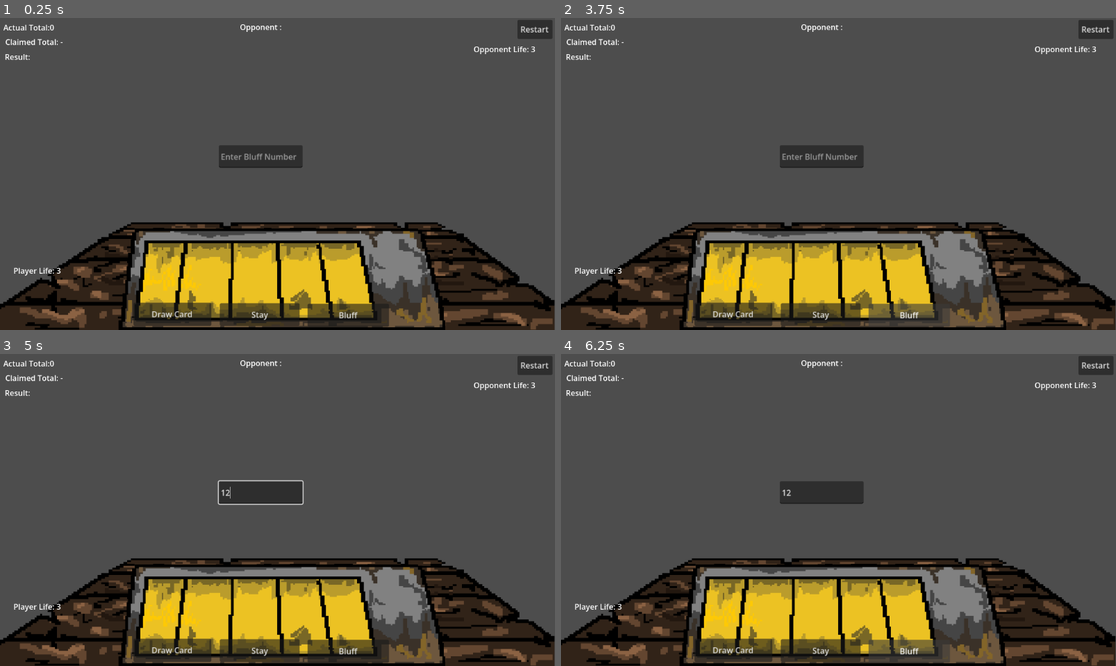
Above: before the commit, frames 1-4 (two rows, left to right).
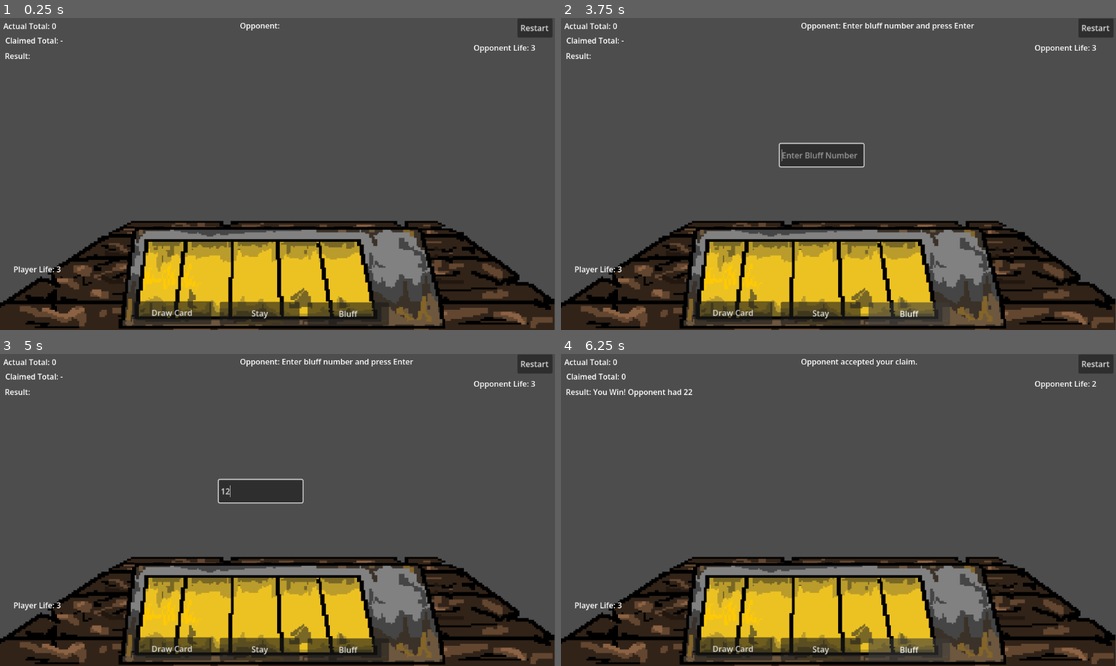
Above: after the commit, the same moments.

Repository: Yatagarasu163/BluffJack
Game: Godot game, scene res://Main.tscn
Same seed, same stepped clock (60 frames per second), same inputs: the game is played once before the commit and once after it.
Inputs (mouse positions are in pixels of both pictures, inside the frame that each line leads up to):
- Up to frame 1 (0.25 s): no input
- Up to frame 2 (3.75 s): click "Draw Card" at 0.5 s; click "Restart" at 1.25 s; click "Restart" at 2 s; click "Restart" at 2.75 s; click "Bluff" at 3.5 s
- Up to frame 3 (5 s): click (260, 491) at 4.27 s; type "12" at 4.35 s
- Up to frame 4 (6.25 s): click "Stay" at 5 s; click "Bluff" at 5.75 s

The runs differ from the first frame. In frame 1, 8.1% of the frame differs, in the area x 0-100%, y 0-100%; in frame 2, 7.7%; in frame 3, 7.7%; in frame 4, 8.6%.
Error before the commit: Parse Error: Cannot return value of type "null" because the function return type is "int". (res://Assets/Scripts/PlayerControl.gd:82)
Error after the commit: Invalid assignment of property or key 'text' with value of type 'String' on a base object of type 'null instance'. (res://Assets/Scripts/PlayerControl.gd:223)

Commit message:
Adds turn mechanics
Player and enemy has to connect to game manager, which is a global node
that can be referenced by using "game_manager". game_manager emits a
signal for the player called "current_turn" and can end a player's turn
by calling the end_turn function. It will also emit a signal to start
the game when the player calls the player_ready() function.

Diff:
--- a/bluff-jack/Assets/Scripts/PlayerControl.gd
+++ b/bluff-jack/Assets/Scripts/PlayerControl.gd
@@ -52,7 +52,7 @@
 	draw_cards();
 	actual_total = calculate_total();
 
-	$ActualTotalLabel.text = "Actual Total: " + str(actual_total)
+	$ActualTotalLabel.text = "Actual Total: " + str(calculate_total());
 
 func draw_cards() -> void:
 	if game_over:
@@ -71,29 +71,16 @@
 		print(cards);
 		return
 
+	var card = randi_range(1, 9)
+	cards.append(card)
+	$MonitorCards.show_card(card)
+
 
 func calculate_total() -> int:
 	var total = 0;
 	for card in cards:
 		total += card;
 	return total;
-
-	if game_over:
-		return
-
-	if cards.size() >= 5:
-		$ResultLabel.text = "Result: Max 5 cards drawn"
-		return
-
-	var card = randi_range(1, 9)
-	cards.append(card)
-	$MonitorCards.show_card(card)
-
-
-	actual_total = 0
-	for i in cards:
-		actual_total += i
-
 	$ActualTotalLabel.text = "Actual Total: " + str(actual_total)
 
 # To have actual number without bluffing
--- a/bluff-jack/Assets/Scripts/enemy.gd
+++ b/bluff-jack/Assets/Scripts/enemy.gd
@@ -5,12 +5,40 @@
 var callOutChance = 50;
 var numbers = [];
 var playerBluffVal;
+var enemy_turn = false;
+var turn = 0;
+var is_in_draw_mode = true;
 
 
 # Chance mechanics
 @export var winningVal = 21;
 @export var paranoia_value = 3.0;
 
+func _ready() -> void:
+	game_manager.turn_changed.connect(_on_turn_changed);
+	game_manager.start_game.connect(_on_match_started);
+	game_manager.register_enemy();
+	pass
+
+func _on_turn_changed(turn):
+	if turn == game_manager.Turn.ENEMY:
+		take_turn();
+
+func _on_match_started() -> void:
+	newRound();
+
+func take_turn() -> void:
+	if is_in_draw_mode:
+		if drawCardDecider():
+			drawCard();
+	else:
+		var roundDecision = roundDecider();
+		var real_value = calculateTotal();
+		if roundDecision["bluffing"]:
+			print("Enemy is bluffing: ", roundDecision["value"]);
+		else:
+			print("Enemy is not bluffing: ", roundDecision["value"]);
+	game_manager.end_turn();
 
 # Starts a new hand for the AI
 func newRound() -> void:
@@ -22,24 +50,8 @@
 
 # Testing purposes
 func _on_button_pressed() -> void:
-	newRound()
+	take_turn();
 
-	while drawCardDecider():
-		drawCard();
-
-	print("Final Hand: ", numbers);
-	print("Final Total: ", calculateTotal());
-
-	var roundDecision = roundDecider();
-	print("AI Decision: ", roundDecision);
-
-	var real_value = randi_range(1, 45);
-	var bluff_value = randi_range(real_value, winningVal);
-
-	print("Player Real Value: ", real_value);
-	print("Player Bluff Value: ", bluff_value);
-
-	print("AI calls bluff?: ", callsBluff(real_value, bluff_value));
 
 # Calculates the total value of the numbers in the AI's hand.
 func calculateTotal() -> int:
@@ -81,9 +93,11 @@
 	var target = winningVal;
 
 	if currentTotal >= target:
+		is_in_draw_mode = false;
 		return false;
 
 	if card_count >= 5:
+		is_in_draw_mode = false;
 		return false;
 
 	var distance = target - currentTotal
@@ -94,7 +108,8 @@
 	draw_chance += randf_range(-0.05, 0.05);
 	draw_chance = clamp(draw_chance, 0.0, 1.0);
 
-	return randf() < draw_chance;
+	is_in_draw_mode = randf() < draw_chance
+	return is_in_draw_mode;
 
 # Draws a card for the AI.
 func drawCard() -> void:
--- a/bluff-jack/Main.tscn
+++ b/bluff-jack/Main.tscn
@@ -6,68 +6,68 @@
 [ext_resource type="Script" uid="uid://ny3drku50ag8" path="res://Assets/Scripts/MonitorCards.gd" id="4_cm0pq"]
 
 [node name="Main" type="Node2D" unique_id=382712453]
-position = Vector2(575.00006, 507)
 script = ExtResource("1_glv2v")
 
 [node name="table" type="Sprite2D" parent="." unique_id=1488168273]
+position = Vector2(574.9583, 504.12494)
 scale = Vector2(0.96, 0.96)
 texture = ExtResource("2_r0du0")
 
 [node name="Monitor" type="Sprite2D" parent="." unique_id=615090485]
-position = Vector2(16.999939, 34)
+position = Vector2(591.9583, 538.125)
 scale = Vector2(0.93749994, 0.93749994)
 texture = ExtResource("3_cm0pq")
 
 [node name="ActualTotalLabel" type="Label" parent="." unique_id=707240355]
-offset_left = -568.00006
-offset_top = -499.0
-offset_right = -402.00006
-offset_bottom = -460.0
+offset_left = 6.958313
+offset_top = 5.125
+offset_right = 172.95831
+offset_bottom = 44.125
 text = "Actual Total:0"
 metadata/_edit_use_anchors_ = true
 
 [node name="ClaimedTotalLabel" type="Label" parent="." unique_id=1559161359]
-offset_left = -563.8334
-offset_top = -468.79166
-offset_right = -417.83337
-offset_bottom = -431.79166
+offset_left = 11.125
+offset_top = 35.333344
+offset_right = 157.125
+offset_bottom = 72.33334
 text = "Claimed Total: -"
 metadata/_edit_use_anchors_ = true
 
 [node name="ResultLabel" type="Label" parent="." unique_id=1979220070]
-offset_left = -564.87506
-offset_top = -437.54166
-offset_right = -511.87506
-offset_bottom = -414.54166
+offset_left = 10.083313
+offset_top = 66.58334
+offset_right = 63.083313
+offset_bottom = 89.58334
 text = "Result:"
 metadata/_edit_use_anchors_ = true
 
 [node name="OpponentActionLabel" type="Label" parent="." unique_id=1161481911]
-offset_left = -77.00006
-offset_top = -500.0
-offset_right = 100.99994
-offset_bottom = -459.0
+offset_left = 497.9583
+offset_top = 4.125
+offset_right = 675.9583
+offset_bottom = 45.125
 text = "Opponent :"
 metadata/_edit_use_anchors_ = true
 
 [node name="PlayerLifeLabel" type="Label" parent="." unique_id=1260512833]
-offset_left = -547.00006
-offset_top = 6.0
-offset_right = -397.00006
-offset_bottom = 43.0
+offset_left = 27.958313
+offset_top = 510.125
+offset_right = 177.95831
+offset_bottom = 547.125
 text = "Player Life: 3"
 metadata/_edit_use_anchors_ = true
 
 [node name="OpponentLifeLabel" type="Label" parent="." unique_id=1644546417]
-offset_left = 407.99994
-offset_top = -454.0
-offset_right = 571.99994
-offset_bottom = -414.0
+offset_left = 982.9583
+offset_top = 50.125
+offset_right = 1146.9583
+offset_bottom = 90.125
 text = "Opponent Life: 3"
 metadata/_edit_use_anchors_ = true
 
 [node name="BluffUI" type="Node2D" parent="." unique_id=1918217277]
-position = Vector2(-347.91672, 69.791626)
+position = Vector2(227.04166, 573.9166)
 scale = Vector2(1.0416666, 1.0416666)
 
 [node name="BluffButton" type="Button" parent="BluffUI" unique_id=61446488]
@@ -91,6 +91,7 @@
 offset_bottom = 20.0
 grow_horizontal = 2
 grow_vertical = 2
+metadata/_edit_use_anchors_ = true
 
 [node name="BluffInput" type="LineEdit" parent="BluffUI/Control" unique_id=1728926931]
 layout_mode = 0
@@ -102,7 +103,7 @@
 metadata/_edit_use_anchors_ = true
 
 [node name="ActionButton" type="Node2D" parent="." unique_id=1203750555]
-position = Vector2(-598.9584, -528.125)
+position = Vector2(-24, -24)
 scale = Vector2(1.0416666, 1.0416666)
 
 [node name="DrawCardButton" type="Button" parent="ActionButton" unique_id=1605012144]
@@ -122,7 +123,7 @@
 metadata/_edit_use_anchors_ = true
 
 [node name="RestartUI" type="Node2D" parent="." unique_id=1323523315]
-position = Vector2(-598.9584, -528.125)
+position = Vector2(-24, -24)
 scale = Vector2(1.0416666, 1.0416666)
 
 [node name="RestartButton" type="Button" parent="RestartUI" unique_id=906117710]
@@ -134,6 +135,7 @@
 metadata/_edit_use_anchors_ = true
 
 [node name="MonitorCards" type="Node2D" parent="." unique_id=1026316270]
+position = Vector2(574.9584, 504.125)
 script = ExtResource("4_cm0pq")
 
 [node name="Slot1" type="Marker2D" parent="MonitorCards" unique_id=1195413463]
--- a/bluff-jack/Scenes/GameManager.tscn
+++ b/bluff-jack/Scenes/GameManager.tscn
@@ -1,6 +1,6 @@
 [gd_scene format=3 uid="uid://dx3axclabcvlo"]
 
-[ext_resource type="Script" uid="uid://b2wxefweqctn1" path="res://Main.gd" id="1_m2tc1"]
+[ext_resource type="Script" uid="uid://b2wxefweqctn1" path="res://Assets/Scripts/PlayerControl.gd" id="1_m2tc1"]
 
 [node name="GameManager" type="Node2D" unique_id=1851428323]
 script = ExtResource("1_m2tc1")
--- a/bluff-jack/Scenes/game_manager.gd
+++ b/bluff-jack/Scenes/game_manager.gd
@@ -1,6 +1,11 @@
 extends Node2D
 
-var is_player_turn = false;
+enum Turn {PLAYER, ENEMY}
+var player_turn = null;
+signal current_turn(turn: Turn);
+signal start_game;
+var player_ready = false;
+var enemy_ready = false;
 
 #Turn mechanics:
 #1) Flip a coin (winner starts)
@@ -12,15 +17,36 @@
 #7) If both bluffs, both choose whether to accept the bluff or not.
 #8) Calculate who wins, then display the winner and trigger round end stuff
 
-@onready var player = get_tree().get_nodes_in_group("Player")[0];
+func _ready() -> void:
+	pass
 
-func _ready() -> void:
-	print(player.is_player_turn);
+func register_player() -> void:
+	player_ready = true;
+	_try_start();
+
+func register_enemy() -> void:
+	enemy_ready = true;
+	_try_start();
+
+func _try_start():
+	if player_ready and enemy_ready:
+		print("All systems ready. Starting game.");
+		start_match();
+
 
 func start_match() -> void:
-	is_player_turn = randf() < 0.5;
-	player.start_match();
-	player.start_round();
-	if is_player_turn:
-		player.is_player_turn = true;
-	pass
+	emit_signal("start_game");
+	#if randf() < 0.5:
+		#player_turn = Turn.PLAYER;
+		#emit_signal("current_turn", Turn.PLAYER);
+	#else:
+	player_turn = Turn.ENEMY;
+	emit_signal("current_turn", Turn.ENEMY);
+
+func end_turn() -> void:
+	if player_turn == Turn.PLAYER:
+		player_turn = Turn.ENEMY;
+		emit_signal("current_turn", Turn.ENEMY);
+	else:
+		player_turn = Turn.PLAYER;
+		emit_signal("current_turn", Turn.PLAYER);
--- a/bluff-jack/project.godot
+++ b/bluff-jack/project.godot
@@ -15,6 +15,10 @@
 config/features=PackedStringArray("4.6", "Forward Plus")
 config/icon="res://icon.svg"
 
+[autoload]
+
+game_manager="*uid://dx3axclabcvlo"
+
 [global_group]
 
 Player=""
